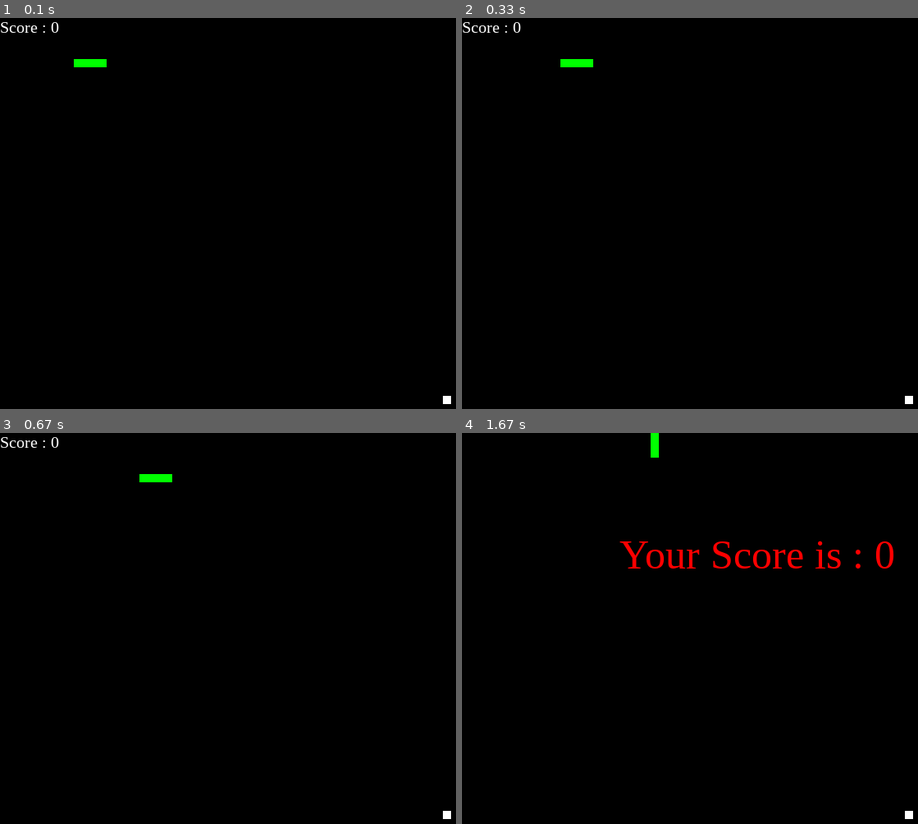
Above: before the commit, frames 1-4 (two rows, left to right).
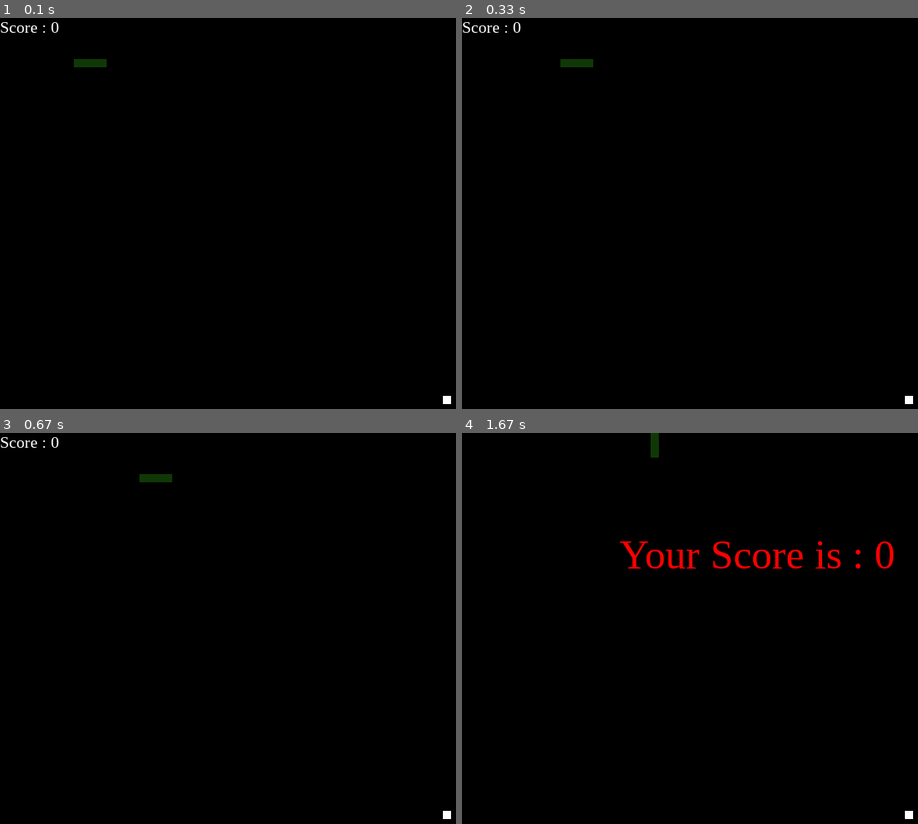
Above: after the commit, the same moments.

Repository: lscantelbury/Snake
Game: pygame game, started from snake.py
Two runs of this game, one before a commit and one after it. Both use one fixed random seed, a clock stepped at 60 frames per second and the inputs below.
Inputs:
- Up to frame 1 (0.1 s): no input
- Up to frame 2 (0.33 s): no input
- Up to frame 3 (0.67 s): no input
- Up to frame 4 (1.67 s): hold Up 0.83-1.3 s

The runs differ from the first frame. In frame 1, 0.2% of the frame differs, in the area x 16-24%, y 10-13%; in frame 2, 0.2%; in frame 3, 0.2%; in frame 4, 0.1%.

Commit message:
Color modification

Diff:
--- a/snake.py
+++ b/snake.py
@@ -13,7 +13,7 @@
 black = pygame.Color(0, 0, 0)
 white = pygame.Color(255, 255, 255)
 red = pygame.Color(255, 0, 0)
-green = pygame.Color(0, 255, 0)
+green = pygame.Color(16, 56, 6) #phtaloh green
 blue = pygame.Color(0, 0, 255)
 
 # Initialising pygame
